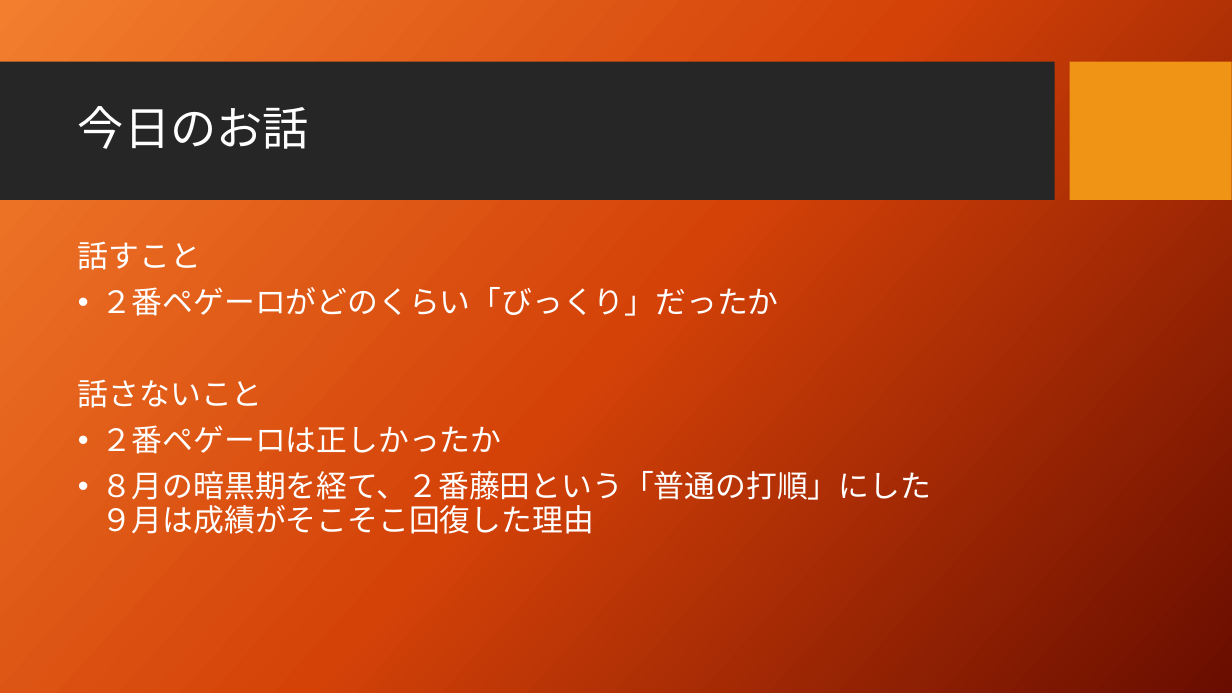
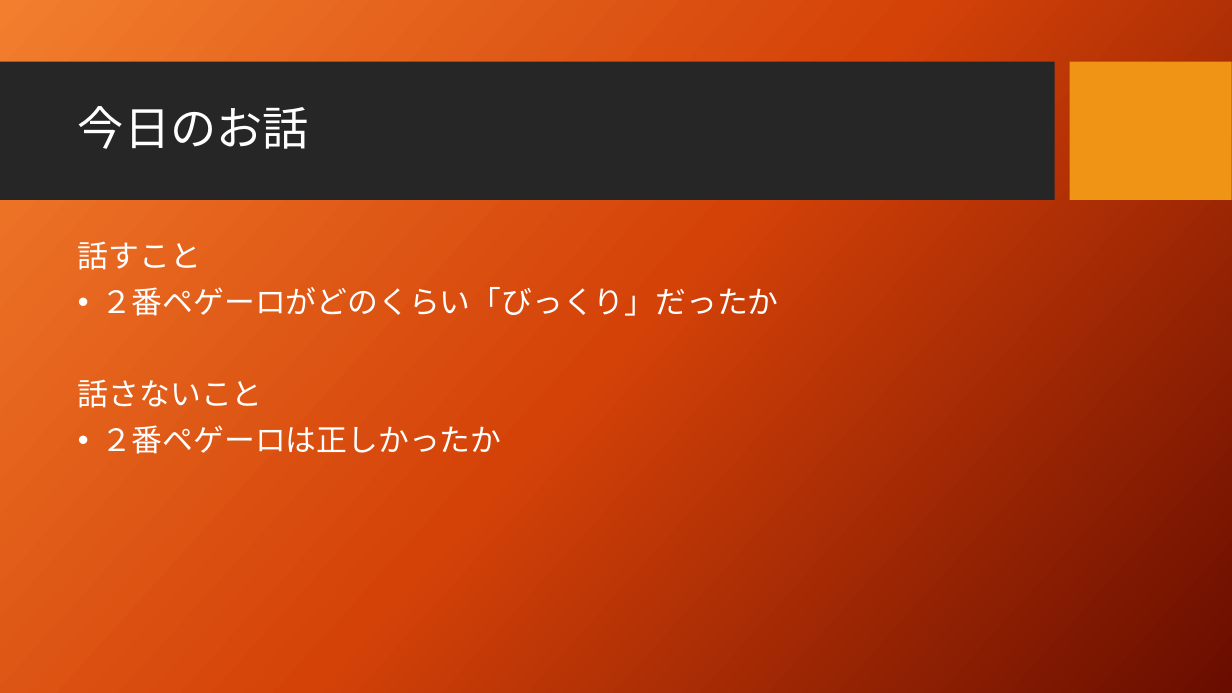
Before and after one commit to taichiw/baseball201712, a slide deck: slide 4 of 2番ペゲーロとは何だったのか.pptx (slide 3 before the commit). Drawn at 1232x693 pixels with LibreOffice and Linux fonts; fonts in the diff are those of the drawing; background and template pictures are left out. Boxes give left, top, right and bottom in pixels: in the first picture for what was removed or moved away, otherwise in the second. Text is boxed around its words. In the diff, an @@ line names an element or a change of style, - is before the commit and + after.

```diff
--- a/2番ペゲーロとは何だったのか.pptx
+++ b/2番ペゲーロとは何だったのか.pptx
@@ text at <box>101,466,931,534</box>: paragraph removed @@
-• ８月の暗黒期を経て、２番藤田という「普通の打順」にした
-  ９月は成績がそこそこ回復した理由
```
Also in this commit, not shown: 7 other slides changed, 6 slides added, 1 other file.
